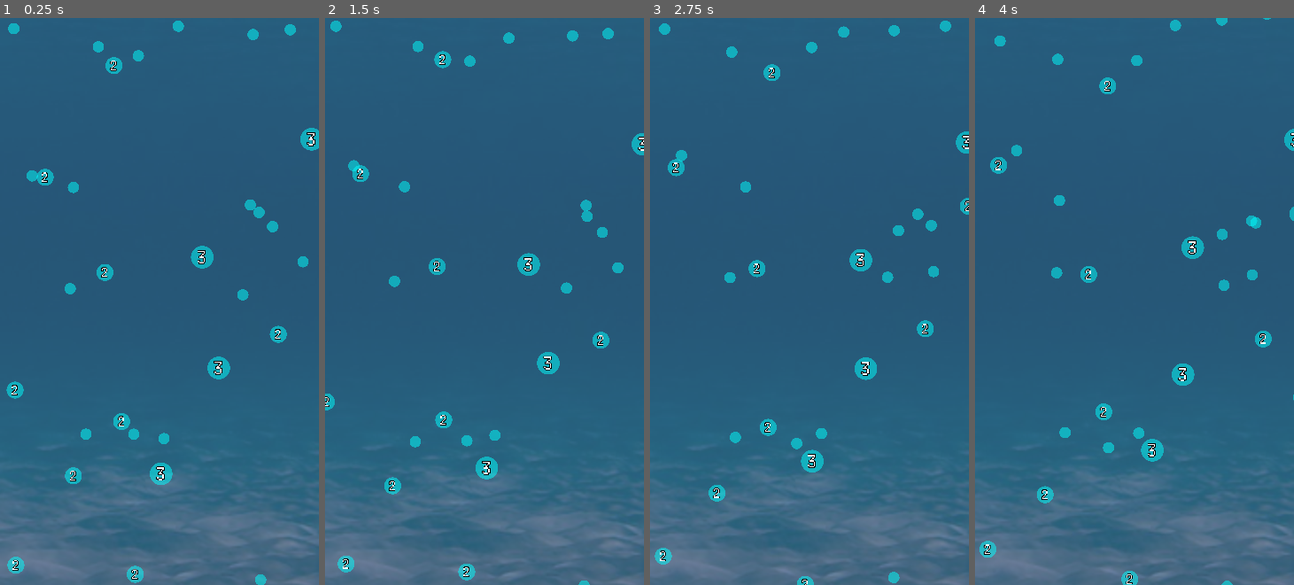
Above: before the commit, frames 1-4 (left to right).
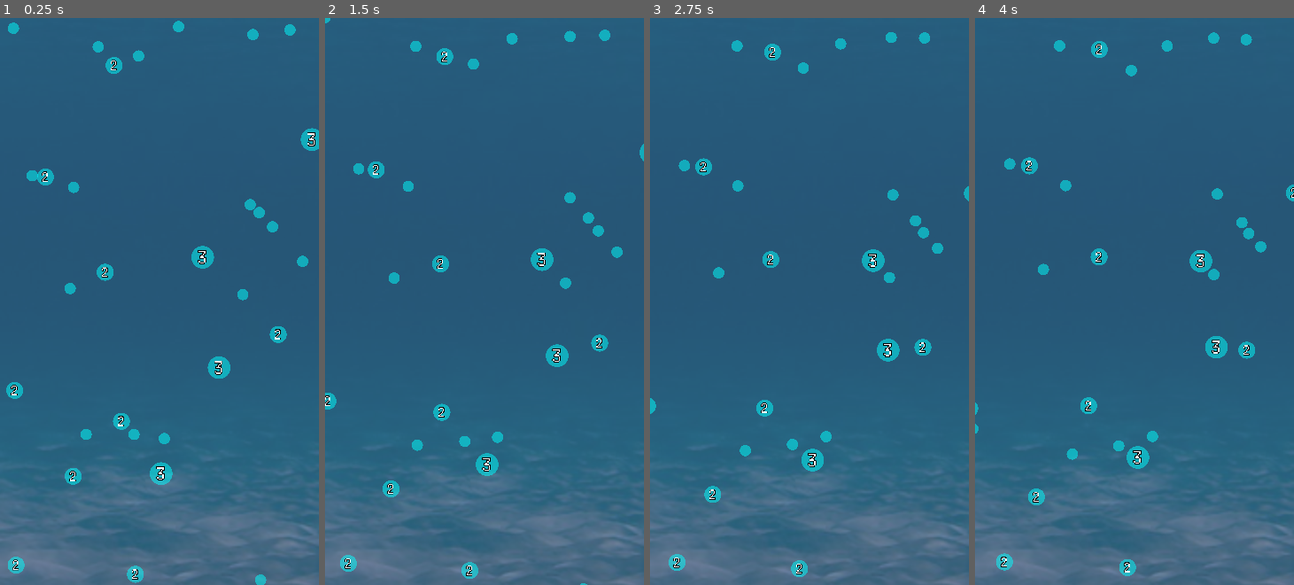
Above: after the commit, the same moments.

Repository: kamikoloss/sharking
Game: Godot game, scene res://scenes/server.tscn
Two runs of this game, one before a commit and one after it. Both use one fixed random seed, a clock stepped at 60 frames per second and the inputs below. This scene is started directly instead of the project's main scene.
Inputs:
- Up to frame 1 (0.25 s): no input
- Up to frame 2 (1.5 s): no input
- Up to frame 3 (2.75 s): no input
- Up to frame 4 (4 s): no input

The runs differ from the first frame. In frame 1, 0.4% of the frame differs, in the area x 1-100%, y 0-100%; in frame 2, 2.9%; in frame 3, 4.5%; in frame 4, 5.0%, in the area x 0-100%, y 0-100%.

Commit message:
EXP の動きをゆるくした

Diff:
--- a/scripts/exp.gd
+++ b/scripts/exp.gd
@@ -69,9 +69,9 @@
 func _start_move() -> void:
 	var tween = _move_tween
 	tween.set_ease(Tween.EASE_OUT).set_trans(Tween.TRANS_CIRC)
-	tween.tween_property(self, "position", _get_random_position(), randf_range(1.0, 2.0))
+	tween.tween_property(self, "position", _get_random_position(), randf_range(4.0, 8.0))
 	tween.finished.connect(_start_move)
 
 func _get_random_position() -> Vector2:
-	var diff = Vector2(randf_range(-20.0, 20.0), randf_range(-20.0, 20.0))
+	var diff = Vector2(randf_range(-40.0, 40.0), randf_range(-40.0, 40.0))
 	return self.position + diff
